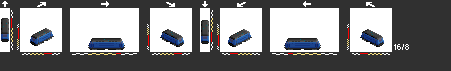
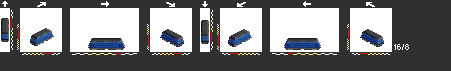
The second w=451, h=71 image is a revision of the first. Changes to its layers:
painted on "ea" over [1, 36, 383, 50]
